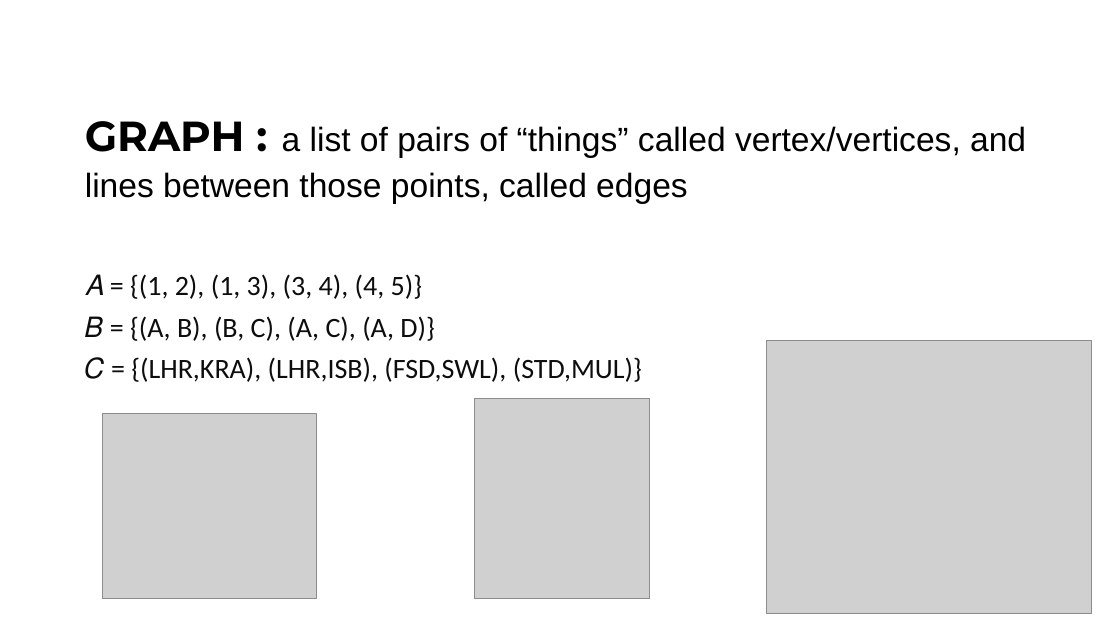
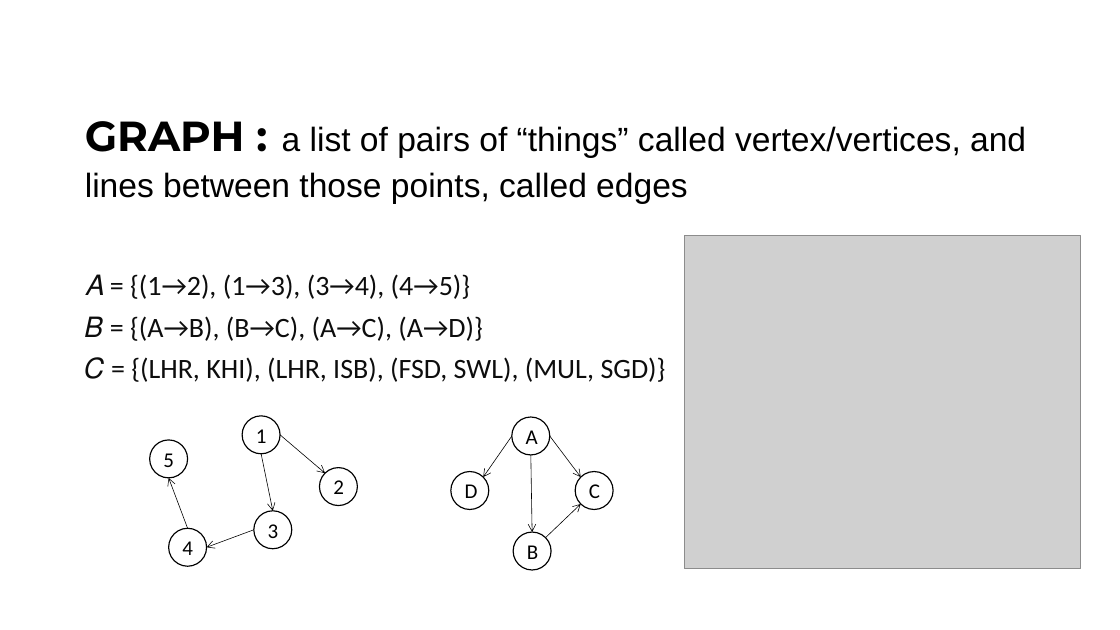
Before and after one commit to ibmbt/group5_graphtheory, a slide deck: slide 2 of group5_graphtheory.pptx. Drawn at 1120x630 pixels with LibreOffice and Linux fonts; fonts in the diff are those of the drawing; grey boxes stand for pictures. Boxes give left, top, right and bottom in pixels: in the first picture for what was removed or moved away, otherwise in the second. Text is boxed around its words. In the diff, an @@ line names an element or a change of style, - is before the commit and + after.

Commit message:
Updated Most Slides
Examples of Both Directed and Undirected Graphs and some key but basic changes..

```diff
--- a/group5_graphtheory.pptx
+++ b/group5_graphtheory.pptx
@@ picture: place and size @@
-picture at <box>767,340,1092,614</box>
+picture at <box>685,235,1081,569</box>
@@ text at <box>85,274,666,382</box>: text changed @@
-𝐴 = {(1, 2), (1, 3), (3, 4), (4, 5)}
-𝐵 = {(A, B), (B, C), (A, C), (A, D)}
-𝐶 = {(LHR,KRA), (LHR,ISB), (FSD,SWL), (STD,MUL)}
+𝐴 = {(1→2), (1→3), (3→4), (4→5)}
+𝐵 = {(A→B), (B→C), (A→C), (A→D)}
+𝐶 = {(LHR, KHI), (LHR, ISB), (FSD, SWL), (MUL, SGD)}
@@ picture removed at <box>103,414,317,599</box> @@
@@ ellipse added at <box>242,416,280,454</box>, fill #FFFFFF, outline #000000 1 pt, 18 pt, text #000000 @@
+1
@@ picture removed at <box>475,398,650,599</box> @@
@@ ellipse added at <box>512,417,549,455</box>, fill #FFFFFF, outline #000000 1 pt, 18 pt, text #000000 @@
+A
@@ ellipse added at <box>150,440,187,478</box>, fill #FFFFFF, outline #000000 1 pt, 18 pt, text #000000 @@
+5
@@ arrow added from (280, 435) to (325, 473), #000000 0.5 pt @@
@@ arrow added from (512, 436) to (483, 477), #000000 0.5 pt @@
@@ arrow added from (550, 436) to (581, 477), #000000 0.5 pt @@
@@ arrow added from (187, 528) to (169, 478), #000000 0.5 pt @@
@@ arrow added from (261, 454) to (273, 511), #000000 0.5 pt @@
@@ ellipse added at <box>319,468,357,506</box>, fill #FFFFFF, outline #000000 1 pt, 18 pt, text #000000 @@
+2
@@ ellipse added at <box>451,471,489,509</box>, fill #FFFFFF, outline #000000 1 pt, 18 pt, text #000000 @@
+D
@@ arrow added from (531, 455) to (532, 532), #000000 0.5 pt @@
@@ ellipse added at <box>576,471,613,509</box>, fill #FFFFFF, outline #000000 1 pt, 18 pt, text #000000 @@
+C
@@ arrow added from (545, 538) to (581, 504), #000000 0.5 pt @@
@@ ellipse added at <box>169,528,207,566</box>, fill #FFFFFF, outline #000000 1 pt, 18 pt, text #000000 @@
+4
@@ arrow added from (254, 530) to (207, 548), #000000 0.5 pt @@
@@ ellipse added at <box>254,511,292,549</box>, fill #FFFFFF, outline #000000 1 pt, 18 pt, text #000000 @@
+3
@@ ellipse added at <box>513,532,551,570</box>, fill #FFFFFF, outline #000000 1 pt, 18 pt, text #000000 @@
+B
```
Also in this commit, not shown: 4 other slides changed.
